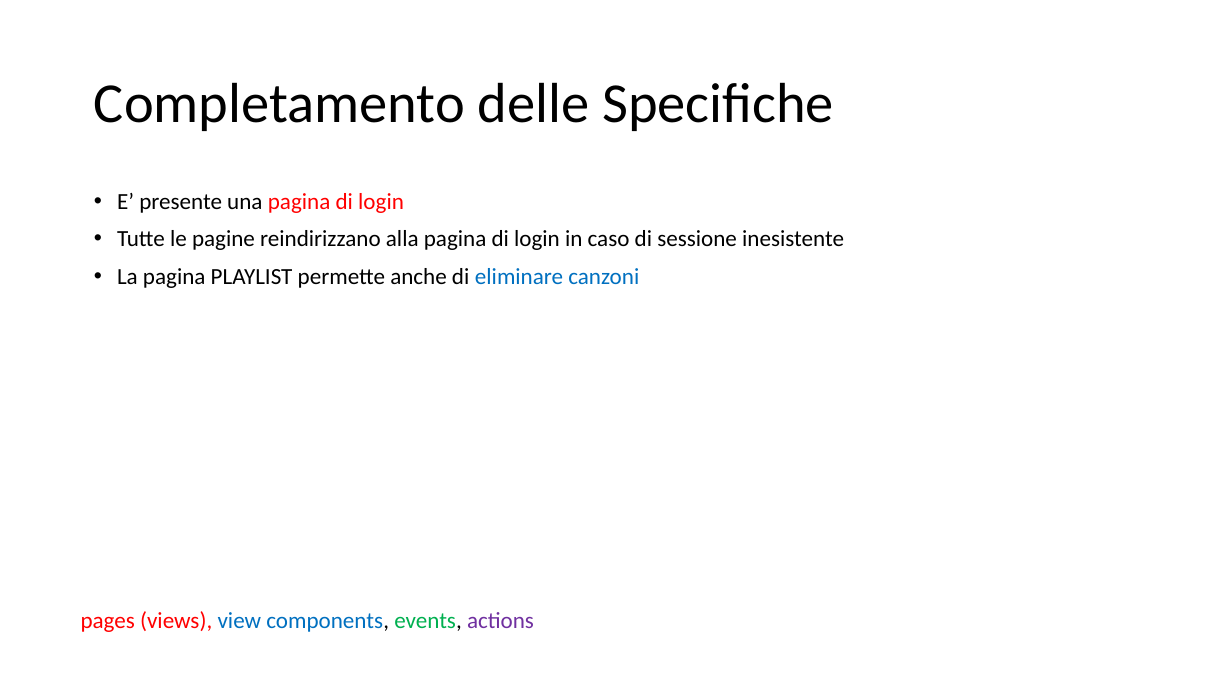
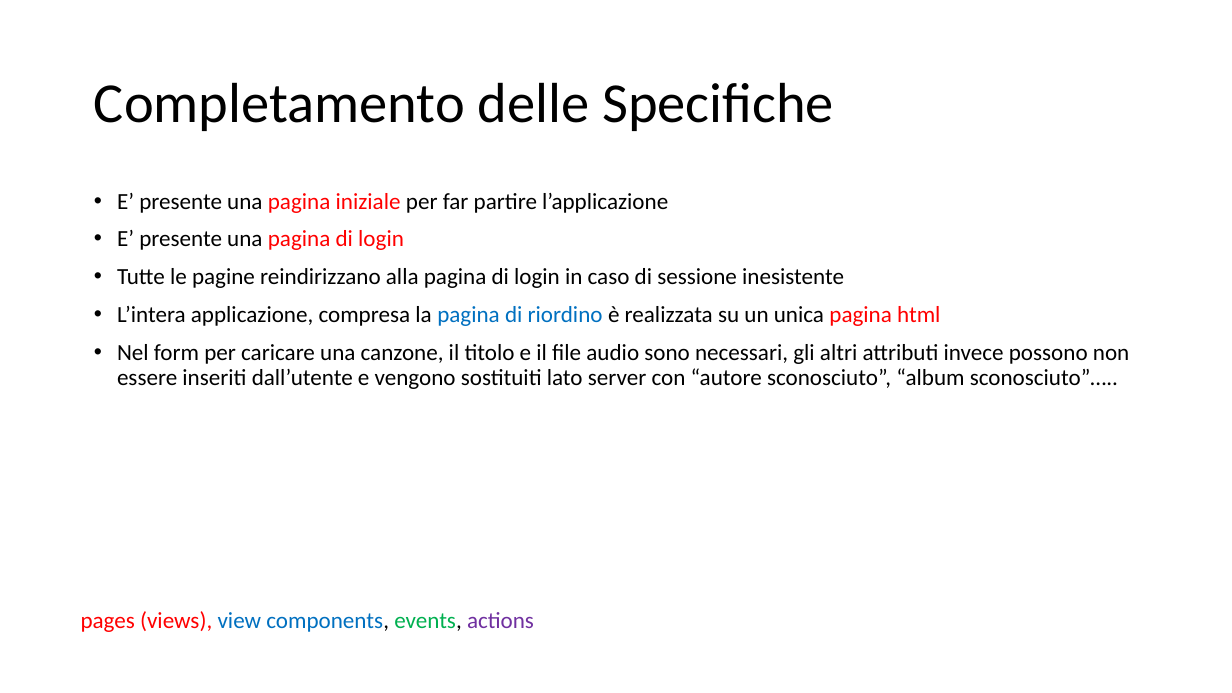
Before and after one commit to GenniImparato/PlaylistMaker, a slide deck: slide 8 of doc/documentation (RIA).pptx. Drawn at 1232x693 pixels with LibreOffice and Linux fonts; fonts in the diff are those of the drawing. Boxes give left, top, right and bottom in pixels: in the first picture for what was removed or moved away, otherwise in the second. Text is boxed around its words. In the diff, an @@ line names an element or a change of style, - is before the commit and + after.

```diff
--- a/doc/documentation (RIA).pptx
+++ b/doc/documentation (RIA).pptx
@@ text at box(117, 193, 668, 213): paragraph added @@
+• E’ presente una pagina iniziale per far partire l’applicazione
@@ text at box(117, 306, 1129, 389): text changed @@
-• La pagina PLAYLIST permette anche di eliminare canzoni
+• L’intera applicazione, compresa la pagina di riordino è realizzata su un unica pagina html
+• Nel form per caricare una canzone, il titolo e il file audio sono necessari, gli altri attributi invece possono non essere inseriti dall’utente e vengono sostituiti lato server con “autore sconosciuto”, “album sconosciuto”…..
```
Also in this commit, not shown: 5 other slides changed, 9 slides added, 28 other files.
